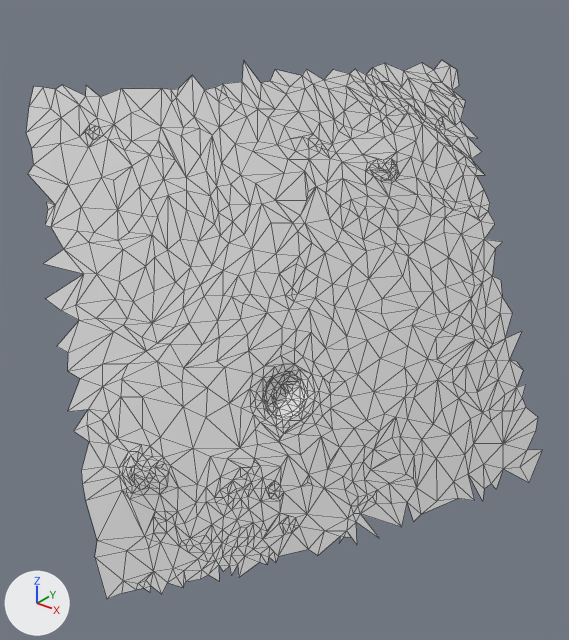
A saved change to the glTF model moon small_tiles/tile_115.glb.
The view is the same before and after, from a 50 mm camera at (27.63, -18.51, 15.77) aimed at (22.82, -12.49, 12.03). Lighting does not change. The marker at lower left points along +X, +Y and +Z. The picture after the commit comes second. Mesh edges are drawn as thin lines. Vertices at exactly the same position are counted once.

Before the edit, the objects in view are built like this:
```python
me_t115 = bpy.data.meshes.new('t115')
me_t115.from_pydata(...)  # 979 vertices, 1810 faces; spans x 20.75..25.07, y -15.06..-9.51, z 9.73..14.59
# before: 52 (24.72, -11.28, 9.78) at pixel (474, 500), 53 (24.83, -10.79, 10.01) at pixel (503, 468), 112 (24.36, -12.08, 9.81) at pixel (413, 521), 113 (24.39, -11.97, 9.86) at pixel (421, 514), 114 (24.6, -11.48, 9.88) at pixel (458, 498)
# before: 115 (24.75, -11.11, 9.87) at pixel (484, 488), 116 (24.84, -10.96, 9.81) at pixel (496, 489), 837 (24.78, -11.17, 9.73) at pixel (482, 501), 844 (24.27, -12.09, 10.04) at pixel (407, 502), 864 (24.79, -11.0, 9.89) at pixel (491, 483)
# before: 865 (24.67, -11.03, 10.14) at pixel (483, 464), 868 (24.6, -11.26, 10.1) at pixel (468, 474), 869 (24.52, -11.47, 10.08) at pixel (453, 481), 871 (24.46, -11.74, 9.93) at pixel (436, 501), 972 (25.07, -10.49, 9.74) at pixel (529, 482)
# before: 973 (24.94, -10.56, 9.96) at pixel (520, 466), 974 (25.06, -10.18, 10.05) at pixel (542, 449), 975 (24.95, -10.4, 10.12) at pixel (527, 450)
ob_t115 = bpy.data.objects.new('t115', me_t115)
ob_t115.location = (0.0, 0.0, 0.0)
```
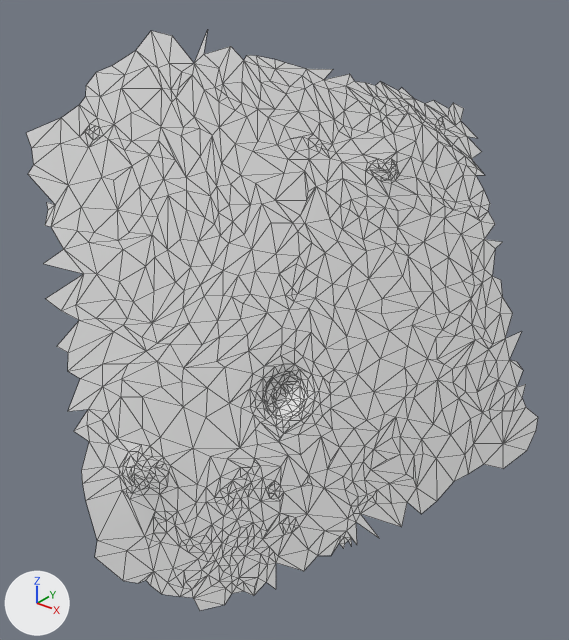
What the commit changed:
me_t115 is used by ob_t115; location (0.0, 0.0, 0.0).
Verts and faces of me_t115; kept vertices keep their numbers, new ones are numbered from 979.
me_t115 had 979 vertices, 1810 faces and spanned x 20.75..25.07, y -15.06..-9.51, z 9.73..14.59.
me_t115 now has 979 vertices, 1828 faces and spans x 20.88..24.95, y -15.02..-9.63, z 9.58..14.9.
Part 1, on me_t115:
28 vertices are removed from x 20.75..23.27, y -13.95..-9.51, z 14.0..14.47.
53 faces are deleted.
20 vertices are added at x 21.02..22.05, y -13.27..-11.51, z 14.51..14.9.
42 new faces join them.
Part 2, on me_t115:
5 vertices are removed from x 22.63..22.88, y -15.06..-14.72, z 9.86..9.92.
8 faces are deleted.
23 vertices are added at x 23.07..24.04, y -14.5..-12.85, z 9.58..9.87.
51 new faces join them.
Part 3, on me_t115:
Vertices deleted: 52, 112, 114, 115, 116, 837, 864, 972, 973, 974 (with the faces that use them).

Pixel boxes (x1, y1, x2, y2) of what changed, in the pictures (569 x 640 px; the box of a moved part takes in the faces that stretch with it):
't115', reshaped (8% taller): before (26, 60, 542, 599); after (26, 30, 538, 610)
part 1 of me_t115, moved or reshaped: before (26, 60, 465, 133); after (86, 30, 333, 97)
part 2 of me_t115, built on: before (95, 558, 151, 599); after (162, 533, 352, 610)
part 3 of me_t115, deleted: before (408, 450, 542, 521)
